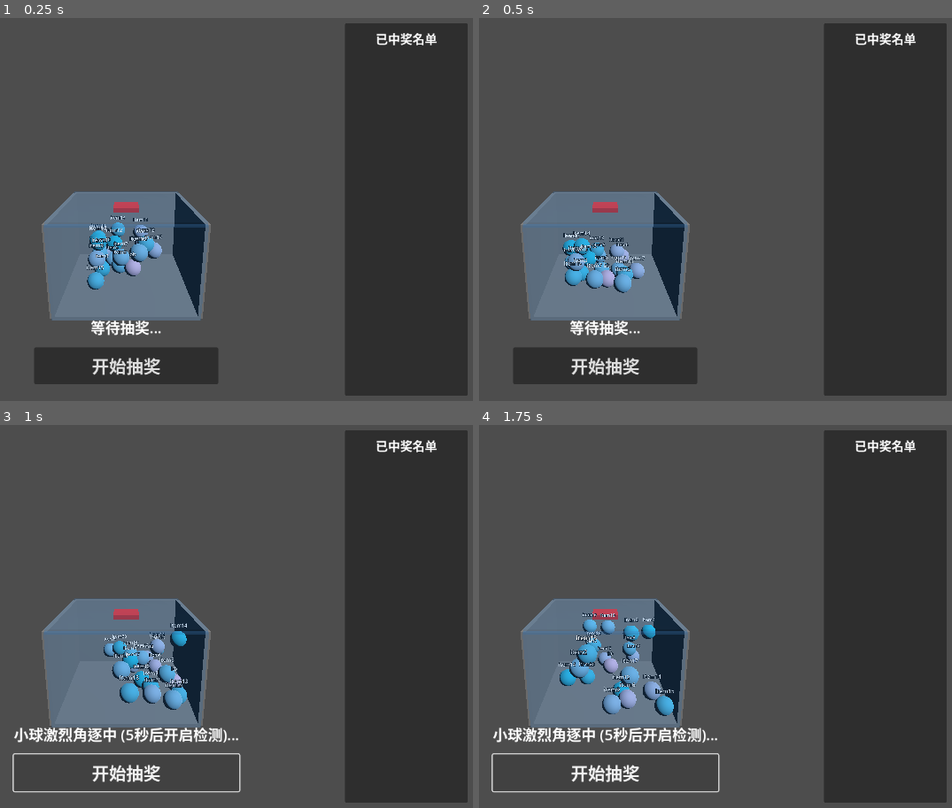
Above: before the commit, frames 1-4 (two rows, left to right).
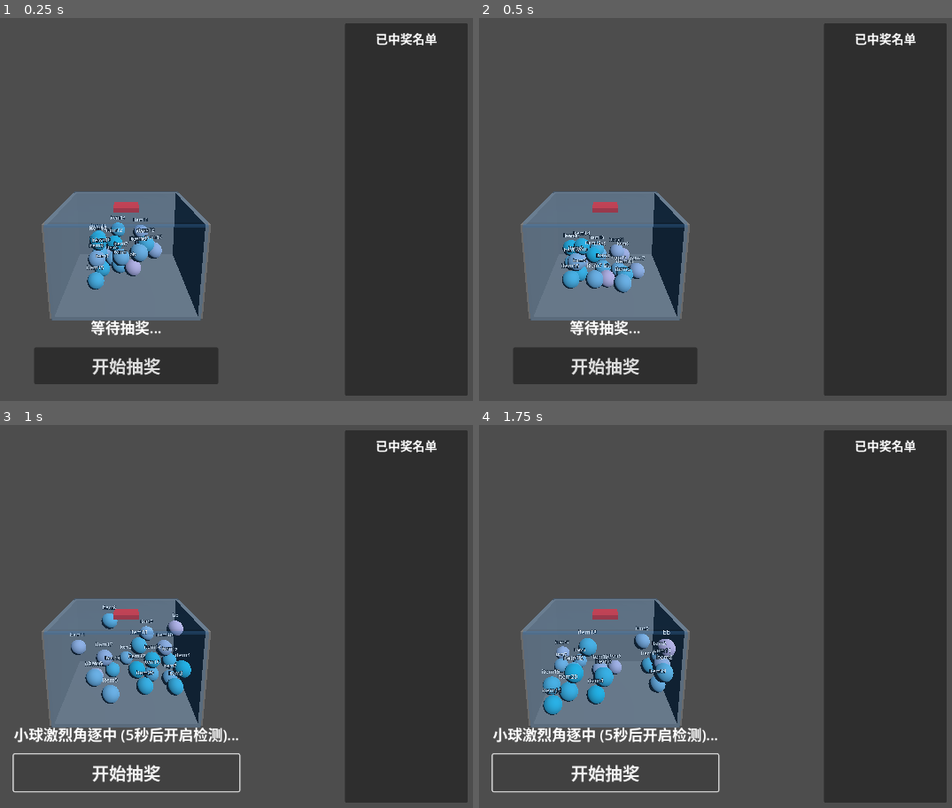
Above: after the commit, the same moments.

Repository: robertzq/luckyDrawGame
Game: Godot game, scene res://main.tscn
Two runs of this game, one before a commit and one after it. Both use one fixed random seed, a clock stepped at 60 frames per second and the inputs below.
Inputs:
- Up to frame 1 (0.25 s): no input
- Up to frame 2 (0.5 s): no input
- Up to frame 3 (1 s): click "开始抽奖" at 0.5 s
- Up to frame 4 (1.75 s): click "开始抽奖" at 1.25 s

Frame 1 is identical in both runs. In frame 2, 0.4% of the frame differs, in the area x 17-32%, y 56-71%; in frame 3, 3.2%; in frame 4, 4.0%, in the area x 13-42%, y 48-76%.

Commit message:
update ball collision force

Diff:
--- a/ball.gd
+++ b/ball.gd
@@ -31,29 +31,38 @@
 	return Color(hue, 0.8, 1.0)
 
 func blow():
-	"""根据小球所在位置，施加对流风力"""
+	"""抽奖机喷气逻辑：中心喷泉 + 边缘向心回流 + 水平漩涡"""
 	if not is_selected:
 		sleeping = false
 
-		if linear_velocity.length() > 8.0:
-			linear_velocity = linear_velocity.normalized() * 6.0
+		# 稍微放宽速度限制，让搅拌更激烈
+		if linear_velocity.length() > 10.0:
+			linear_velocity = linear_velocity.normalized() * 8.0
 
 		var force = Vector3.ZERO
-		var force_magnitude = randf_range(8.0, 12.0) # 基础风力大小
 
-		if position.x > 0:
-			# 如果球在右半边：向左下 45度 吹气
-			# 向量 (-1, -1, 0) 标准化后就是精准的左下45度
-			var dir = Vector3(-1.0, -1.0, 0.0).normalized()
-			force = dir * force_magnitude
+		# 计算小球到箱子中心 (X=0, Z=0) 的水平距离
+		var horiz_pos = Vector2(position.x, position.z)
+		var dist_to_center = horiz_pos.length()
+
+		if dist_to_center < 0.6:
+			# 1. 处于中心区域：强大的向上喷发
+			force = Vector3(
+				randf_range(-3.0, 3.0),
+				randf_range(12.0, 16.0), # 强力向上
+				randf_range(-3.0, 3.0)
+			)
 		else:
-			# 如果球在左半边：向右上 15度 吹气
-			# tan(15°) ≈ 0.268，所以向量 (1, 0.268, 0) 就是右上15度
-			var dir = Vector3(1.0, 0.268, 0.0).normalized()
-			force = dir * force_magnitude
+			# 2. 处于四周边缘：强制往中心推（绝对防卡墙）
+			var to_center = Vector3(-position.x, 0, -position.z).normalized()
+			force = to_center * randf_range(8.0, 12.0)
+			# 给边缘的球加一点点上下的随机扰流
+			force.y = randf_range(-2.0, 4.0)
 
-		# 给 Z 轴（前后方向）加一点点随机扰流，防止小球全部卡在同一个平面上
-		force.z += randf_range(-3.0, 3.0)
+		# 3. 添加切线漩涡力（让整个球堆顺时针旋转）
+		var to_outward = Vector3(position.x, 0, position.z).normalized()
+		var tangent = Vector3(0, 1, 0).cross(to_outward) # 向量叉乘得到圆周切线
+		force += tangent * randf_range(4.0, 7.0)
 
 		apply_central_impulse(force)
 
@@ -74,7 +83,8 @@
 
 	if clamped:
 		state.transform.origin = pos
-		state.linear_velocity *= 0.5
+		# 优化：碰到极限安全墙时，只削弱 20% 动能，防止瞬间失去活力
+		state.linear_velocity *= 0.8
 
 func highlight_and_float(target_pos: Vector3):
 	is_selected = true
